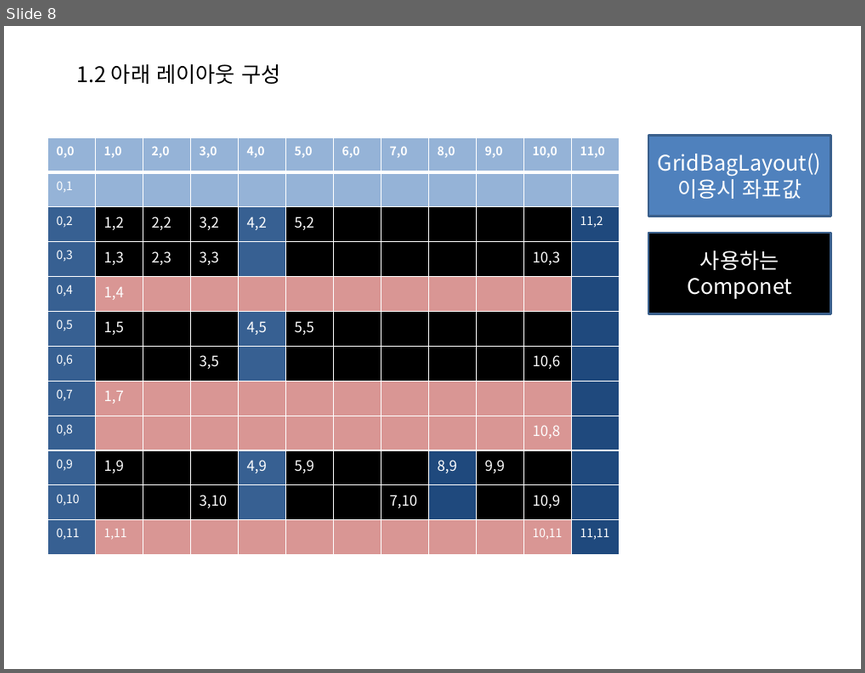
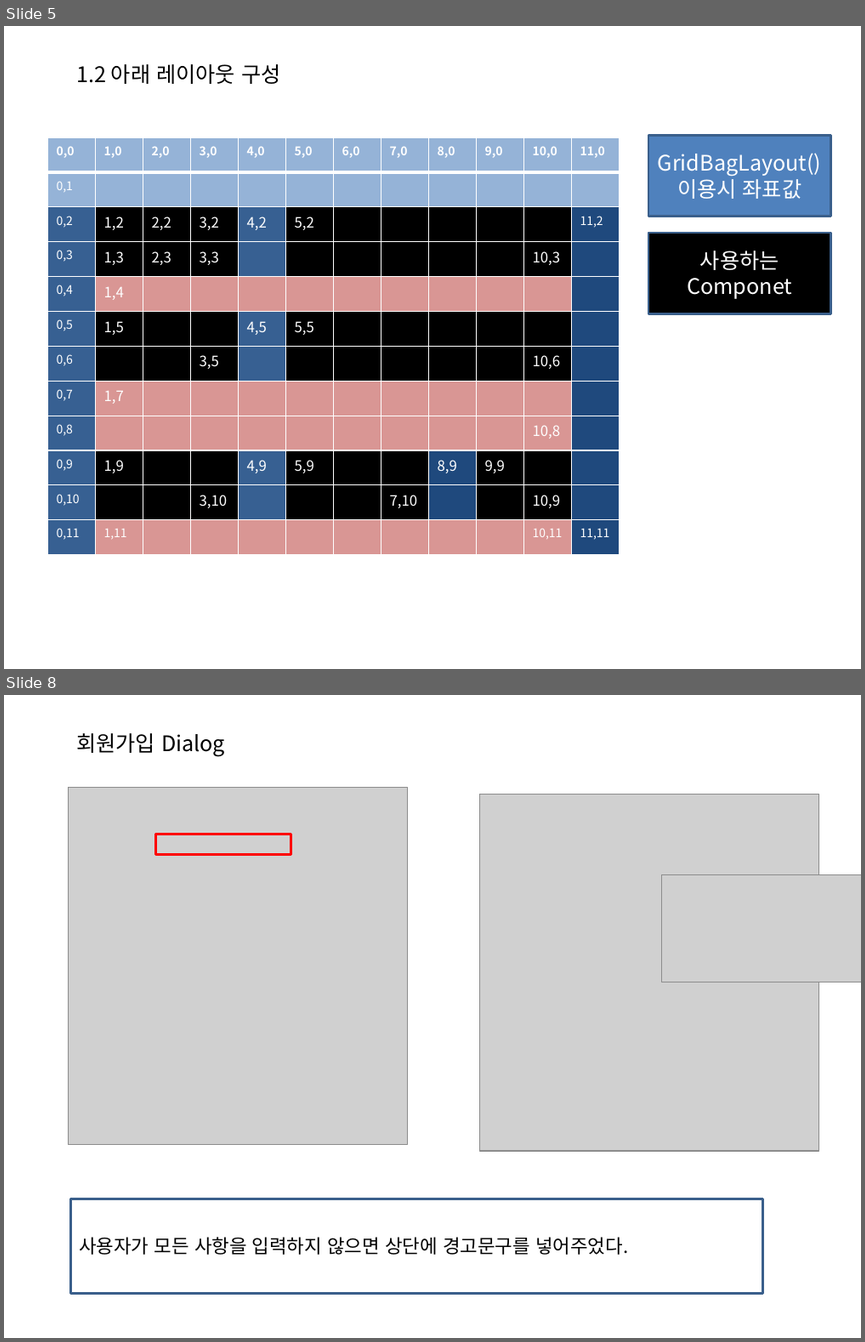
Before and after one commit to S-Onix/BankSystemProject, a slide deck: BankSystem/documentation/banksystem.pptx. Shown one above the other, each under a label of ours: slide 8 before the commit, slides 5 and 8 after it; the slides between them are not shown. The pictures are 865x673 and 865x1342 pixels, drawn with LibreOffice and Linux fonts; fonts in the diff are those of the drawing; grey boxes stand for pictures. Boxes give left, top, right and bottom in pixels: in the first picture for what was removed or moved away, otherwise in the second. Text is boxed around its words. In the diff, an @@ line names an element or a change of style, - is before the commit and + after.

```diff
--- a/BankSystem/documentation/banksystem.pptx
+++ b/BankSystem/documentation/banksystem.pptx
@@ slide 8 added at bbox=[4, 695, 861, 1338], background #FFFFFF @@
@@ text added at bbox=[76, 733, 225, 757], 18 pt, text #000000 @@
+회원가입 Dialog
@@ picture added at bbox=[69, 787, 408, 1144] @@
@@ picture added at bbox=[479, 794, 819, 1151] @@
@@ rectangle added at bbox=[155, 834, 290, 854], outline #FF0000 2 pt @@
@@ picture added at bbox=[662, 875, 861, 982] @@
@@ rectangle added at bbox=[71, 1199, 763, 1293], fill #FFFFFF, outline #3A5F8C 2 pt, 16 pt, text #000000 @@
+사용자가 모든 사항을 입력하지 않으면 상단에 경고문구를 넣어주었다.
@@ what was slide 8 is now slide 5 @@
```
Also in this commit, not shown: 3 slides changed, 22 other slides added, 9 slides removed, 8 other files.
